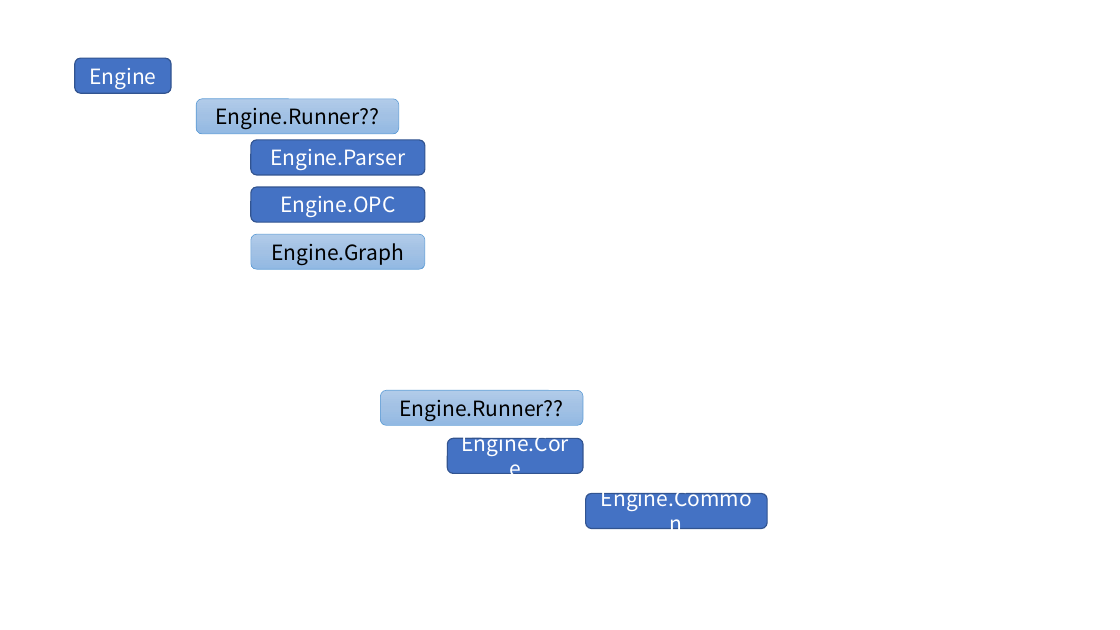
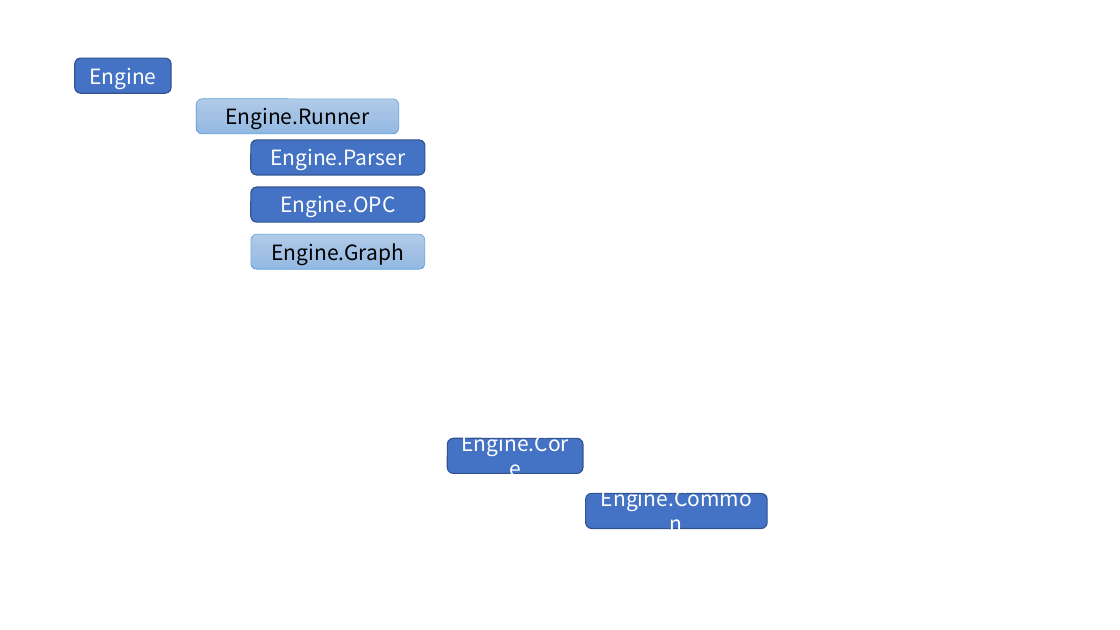
Before and after one commit to DualsoftDev/ds, a slide deck: slide 2 of DsDotNet/src/Doc/Hierachies.pptx. Drawn at 1120x630 pixels with LibreOffice and Linux fonts; fonts in the diff are those of the drawing. Boxes give left, top, right and bottom in pixels: in the first picture for what was removed or moved away, otherwise in the second. Text is boxed around its words. In the diff, an @@ line names an element or a change of style, - is before the commit and + after.

```diff
--- a/DsDotNet/src/Doc/Hierachies.pptx
+++ b/DsDotNet/src/Doc/Hierachies.pptx
@@ text in rounded rectangle at (225,108,369,129): text changed @@
-Engine.Runner??
+Engine.Runner
@@ rounded rectangle removed at (381,391,583,426) @@
-Engine.Runner??
```
Also in this commit, not shown: 10 other files.
